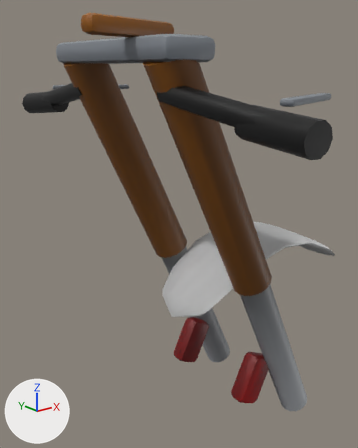
Before and after pictures for a commit that changed the glTF model blender/bike_strada_front.glb.
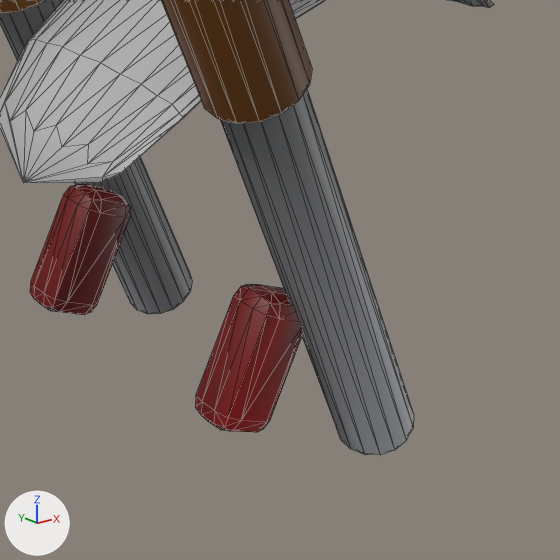
Each version is shown whole from a 50 mm lens placed at (0.045, -0.602, 0.943), pointed at (0.571, 0.056, 0.679), then close up on the part from 46% to 100% of the width and 57% to 100% of the height. The axes (+X, +Y, +Z) are drawn at lower left. The lights are the same throughout. The first two pictures are the older version. The close-ups show mesh edges as thin lines. Vertices at exactly the same position are counted once.

The first close-up shows 'bk_caliper-1', 'bk_caliper1', 'bk_fender', 'bk_forkL-1', 'bk_forkL1', 'bk_forkU1' and 1 more.
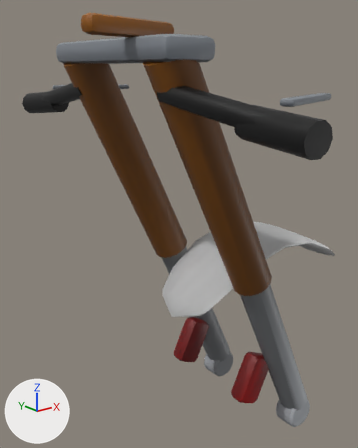
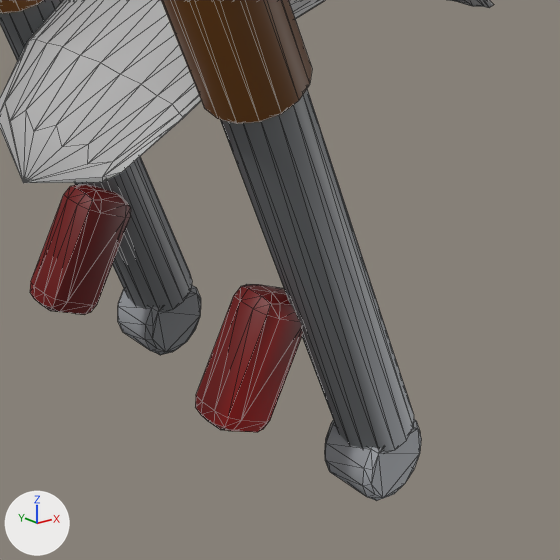
Pixel boxes (x1, y1, x2, y2) of what changed, in the close-ups (560 x 560 px):
'bk_axleclamp1', added
    after: (325, 420, 421, 501)
'bk_axleclamp-1', added
    after: (118, 285, 201, 355)
part 1 of me_forkl1_003, recoloured
    both: (268, 194, 378, 449)
part 2 of me_forkl1_003, recoloured
    both: (302, 194, 413, 454)

Edits to the bpy script that builds the scene:
```text
Change me_forkl1_003:
    where me_forkl1_003.from_pydata(...)  # 32 vertices, 60 faces; spans x 0.568..0.749, y -0.131..-0.079, z 0.324..0.63
    used by ob_bk_forkl1; location = (0.0, 0.0, 0.0)
    me_forkl1_003 part 1: 22 faces centred in x 0.613..0.699, y -0.125..-0.08, z 0.419..0.535 are repainted in the vertex colours; the middle colour goes from grey #afb0b3 to grey #898b8d
    me_forkl1_003 part 2: 19 faces centred in x 0.669..0.747, y -0.13..-0.08, z 0.325..0.44 are repainted in the vertex colours; the middle colour goes from light grey #c9cacd to grey #a8a9ab
Add me_axleclamp_1:
    me_axleclamp_1.from_pydata(...)  # 56 vertices, 108 faces; spans x 0.6958..0.7542, y 0.085..0.125, z 0.285..0.345
    me_axleclamp_1.materials.append(mat_x_steel)
Add me_axleclamp1:
    me_axleclamp1.from_pydata(...)  # 56 vertices, 108 faces; spans x 0.6958..0.7542, y -0.125..-0.085, z 0.285..0.345
    me_axleclamp1.materials.append(mat_x_steel)
Add ob_bk_axleclamp_1:
    ob_bk_axleclamp_1 = bpy.data.objects.new('bk_axleclamp-1', me_axleclamp_1)
    ob_bk_axleclamp_1.location = (0.0, 0.0, 0.0)
Add ob_bk_axleclamp1:
    ob_bk_axleclamp1 = bpy.data.objects.new('bk_axleclamp1', me_axleclamp1)
    ob_bk_axleclamp1.location = (0.0, 0.0, 0.0)
```
